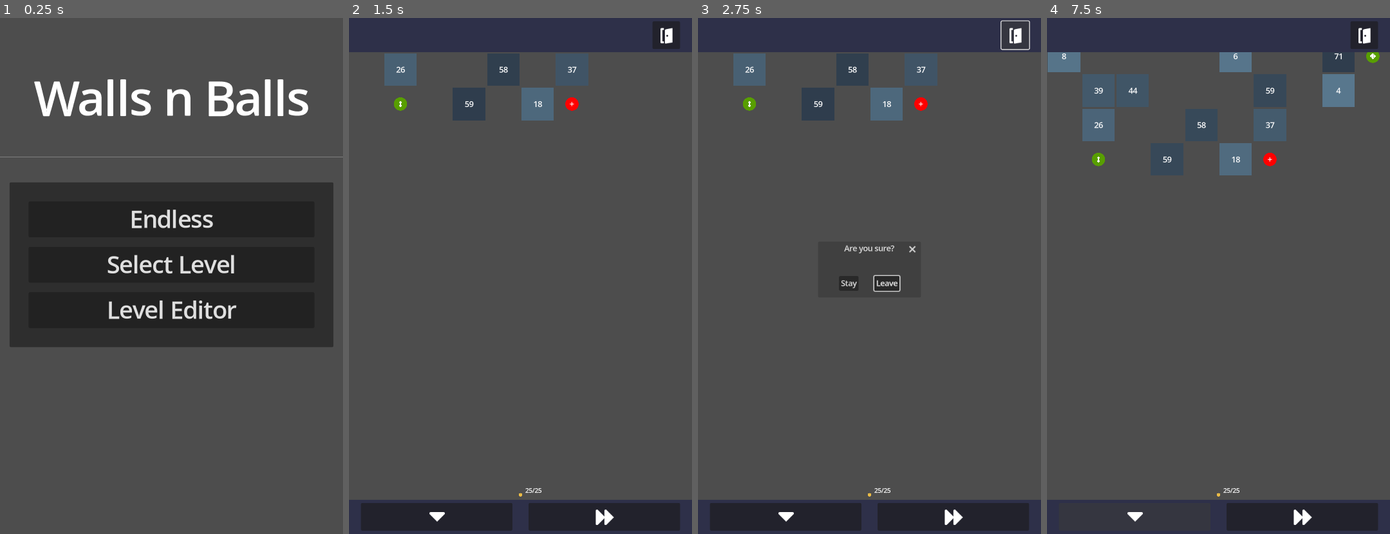
Above: before the commit, frames 1-4 (left to right).
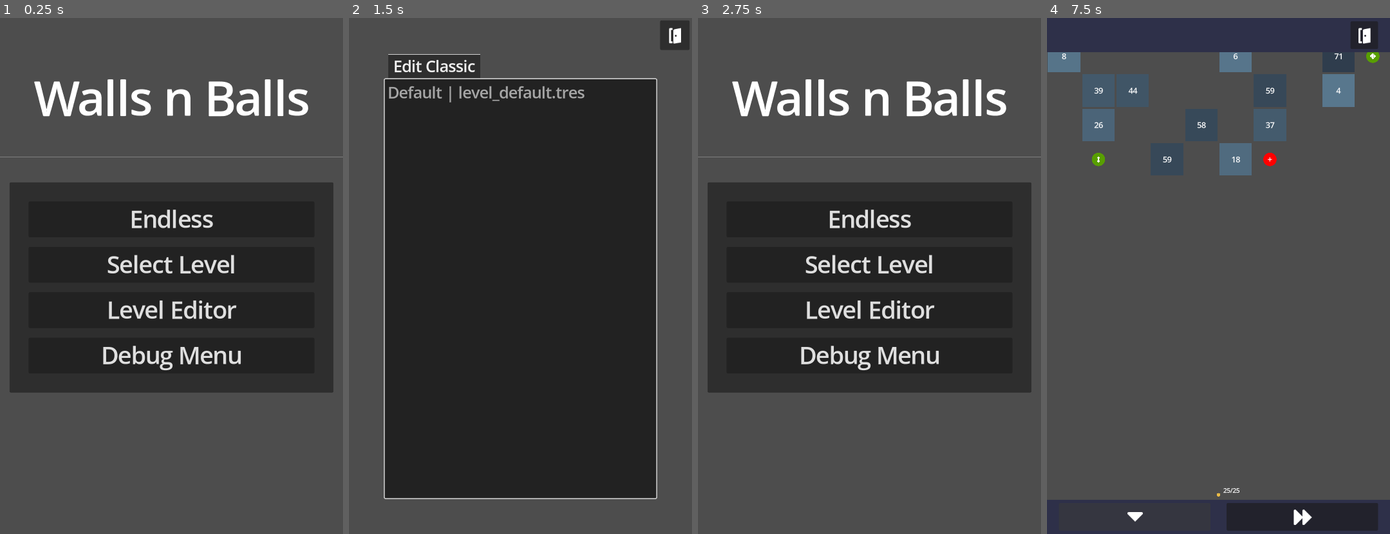
Above: after the commit, the same moments.

Repository: MichalHrbek/wallsnballs
Game: Godot game, scene res://scenes/ui/main_menu.tscn
Two runs of this game, one before a commit and one after it. Both use one fixed random seed, a clock stepped at 60 frames per second and the inputs below.
Inputs (mouse positions are in pixels of both pictures, inside the frame that each line leads up to; where the layout moved, square brackets give the same spot in the first picture):
- Up to frame 1 (0.25 s): no input
- Up to frame 2 (1.5 s): click (520, 353) at 0.5 s, where only the run after the commit has a clickable "Debug Menu"; click (520, 219) at 1.25 s, where only the run before the commit has a clickable "Endless"
- Up to frame 3 (2.75 s): click (1023, 33) [1013, 33] at 2 s
- Up to frame 4 (7.5 s): click (1218, 219) at 2.75 s, where only the run after the commit has a clickable "Endless"; click (1362, 33) at 3.5 s; click (1362, 33) at 4.25 s; click "Stay" at 5 s; click (1136, 518) at 5.75 s; click (1300, 518) at 6.5 s; click (1136, 518) at 7.25 s

The runs differ from the first frame. In frame 1, 8.3% of the frame differs, in the area x 2-98%, y 63-73%; in frame 2, 80%, in the area x 0-100%, y 0-100%; in frame 3, 55%; in frame 4, less than 0.1%.

Commit message:
Debugging

Diff:
--- /dev/null
+++ b/scenes/ui/debug_menu.tscn
@@ -0,0 +1,17 @@
+[gd_scene load_steps=4 format=3 uid="uid://dbqchg25k21m3"]
+
+[ext_resource type="PackedScene" uid="uid://dh2oulc8yulwp" path="res://scenes/ui/level_select/level_select_template.tscn" id="1_6dp5k"]
+[ext_resource type="Script" path="res://scripts/ui/level_select.gd" id="2_gvdbi"]
+[ext_resource type="PackedScene" uid="uid://dy86jscp34qbw" path="res://scenes/game/level_editor.tscn" id="3_pc10t"]
+
+[node name="LevelSelect" instance=ExtResource("1_6dp5k")]
+
+[node name="TabContainer" parent="Menu" index="0"]
+current_tab = 0
+
+[node name="Edit Classic" type="ItemList" parent="Menu/TabContainer" index="1"]
+layout_mode = 2
+allow_search = false
+script = ExtResource("2_gvdbi")
+level_scene = ExtResource("3_pc10t")
+metadata/_tab_index = 0
--- a/scenes/ui/main_menu.tscn
+++ b/scenes/ui/main_menu.tscn
@@ -1,10 +1,12 @@
-[gd_scene load_steps=7 format=3 uid="uid://do3tux3la5xub"]
+[gd_scene load_steps=9 format=3 uid="uid://do3tux3la5xub"]
 
 [ext_resource type="Theme" uid="uid://dqwqcbmye67yw" path="res://assets/menu_theme.tres" id="1_8dd3e"]
 [ext_resource type="Script" path="res://scripts/ui/scene_changer.gd" id="1_g2bo3"]
 [ext_resource type="PackedScene" uid="uid://bg2hpjblc4id0" path="res://scenes/game/game_endless.tscn" id="2_t3ns2"]
 [ext_resource type="PackedScene" uid="uid://balphcqmixrli" path="res://scenes/ui/level_select/level_play_select.tscn" id="3_t3t12"]
 [ext_resource type="PackedScene" uid="uid://cutq80rp8oth" path="res://scenes/ui/level_select/level_edit_select.tscn" id="4_4lv6o"]
+[ext_resource type="Script" path="res://scripts/debug/debug_hide.gd" id="6_ln1se"]
+[ext_resource type="PackedScene" uid="uid://dbqchg25k21m3" path="res://scenes/ui/debug_menu.tscn" id="7_vbtnd"]
 
 [sub_resource type="LabelSettings" id="LabelSettings_f7vd8"]
 font_size = 96
@@ -79,6 +81,19 @@
 script = ExtResource("1_g2bo3")
 scene = ExtResource("4_4lv6o")
 
+[node name="DEBUG" type="MarginContainer" parent="VBoxContainer/Menu/PanelContainer/MarginContainer/VBoxContainer"]
+visible = false
+layout_mode = 2
+script = ExtResource("6_ln1se")
+show_on_debug = true
+
+[node name="ButtonDebugMenu" type="Button" parent="VBoxContainer/Menu/PanelContainer/MarginContainer/VBoxContainer/DEBUG"]
+layout_mode = 2
+text = "Debug Menu"
+script = ExtResource("1_g2bo3")
+scene = ExtResource("7_vbtnd")
+
 [connection signal="pressed" from="VBoxContainer/Menu/PanelContainer/MarginContainer/VBoxContainer/ButtonEndless" to="VBoxContainer/Menu/PanelContainer/MarginContainer/VBoxContainer/ButtonEndless" method="_change_scene"]
 [connection signal="pressed" from="VBoxContainer/Menu/PanelContainer/MarginContainer/VBoxContainer/ButtonLevelSelect" to="VBoxContainer/Menu/PanelContainer/MarginContainer/VBoxContainer/ButtonLevelSelect" method="_change_scene"]
 [connection signal="pressed" from="VBoxContainer/Menu/PanelContainer/MarginContainer/VBoxContainer/ButtonLevelEditor" to="VBoxContainer/Menu/PanelContainer/MarginContainer/VBoxContainer/ButtonLevelEditor" method="_change_scene"]
+[connection signal="pressed" from="VBoxContainer/Menu/PanelContainer/MarginContainer/VBoxContainer/DEBUG/ButtonDebugMenu" to="VBoxContainer/Menu/PanelContainer/MarginContainer/VBoxContainer/DEBUG/ButtonDebugMenu" method="_change_scene"]
--- /dev/null
+++ b/scripts/debug/debug_hide.gd
@@ -0,0 +1,26 @@
+extends CanvasItem
+
+@export var show_on_release = false
+@export var show_on_debug = false
+@export var hide_on_release = false
+@export var hide_on_debug = false
+@export var destroy_on_release = false
+@export var destroy_on_debug = false
+
+func _ready():
+	if OS.is_debug_build():
+		if show_on_debug:
+			visible = true
+		if hide_on_debug:
+			visible = false
+			process_mode = PROCESS_MODE_DISABLED
+		if destroy_on_debug:
+			queue_free()
+	else:
+		if show_on_release:
+			visible = true
+		if hide_on_release:
+			visible = false
+			process_mode = PROCESS_MODE_DISABLED
+		if destroy_on_release:
+			queue_free()
--- a/scripts/ui/game_over_dialog.gd
+++ b/scripts/ui/game_over_dialog.gd
@@ -4,5 +4,4 @@
 	get_tree().reload_current_scene()
 
 func leave():
-	GlobalUiState.selected_level = null
 	get_tree().change_scene_to_file("res://scenes/ui/main_menu.tscn")
--- a/scripts/ui/level_select.gd
+++ b/scripts/ui/level_select.gd
@@ -8,11 +8,14 @@
 var _levels: Array[LevelRes] = []
 
 func _ready():
+	GlobalUiState.selected_level = null
 	item_clicked.connect(_on_item_list_item_clicked)
 	for i in DirAccess.get_files_at(level_dir):
 		_levels.append(load(level_dir+i))
-		#_levels.append(ResourceLoader.load(level_dir+i))
-		add_item(_levels[-1].name)
+		var label = _levels[-1].name
+		if OS.is_debug_build():
+			label += " | " + i
+		add_item(label)
 
 func _on_item_list_item_clicked(index, _at_position, _mouse_button_index):
 	GlobalUiState.selected_level = _levels[index]
